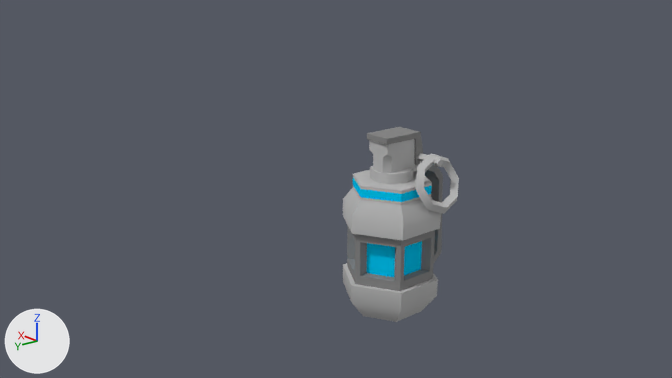
An edit to the Blender file src/resources/weapons.blend, drawn before and after from the same camera.
Both versions are drawn from the file's camera 'Camera'. The axes (+X, +Y, +Z) are drawn at lower left. The lights are the same throughout.

The first picture shows 'nade', 'pin', 'spoon'.
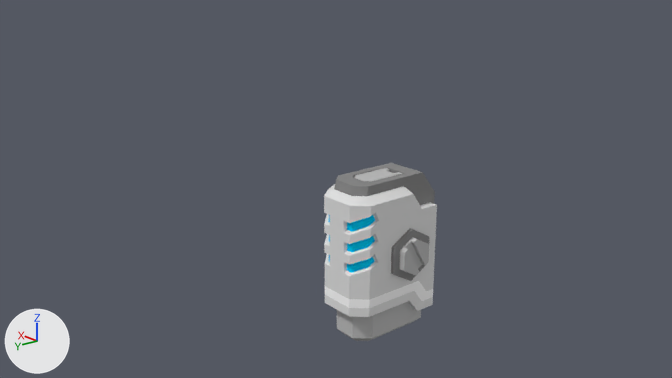
ob_pinnode is not drawn itself; it is the parent of ob_pin.

Boxes [x1, y1, x2, y2] around the edits, measured in the pictures (672 x 378 px):
'nade', reshaped (15% wider): before [343, 139, 441, 322]; after [324, 163, 437, 341]
'pin', reshaped, moved: before [416, 153, 459, 214]; after [354, 168, 403, 182]
'spoon', deleted: before [367, 127, 443, 262]
part 1 of me_mesh_001, deleted: before [416, 153, 459, 214]
part 2 of me_mesh_001, built on: before [417, 153, 443, 167]; after [354, 168, 403, 182]
part 3 of me_mesh, added: after [391, 228, 429, 281]
part 4 of me_mesh, rebuilt (15% wider): before [343, 188, 441, 322]; after [324, 184, 437, 317]
part 5 of me_mesh, rebuilt: before [367, 241, 422, 277]; after [399, 237, 429, 275]
part 6 of me_mesh, added: after [334, 163, 435, 205]
part 7 of me_mesh, added: after [337, 302, 421, 341]
part 8 of me_mesh, deleted: before [369, 139, 417, 173]
part 9 of me_mesh, deleted: before [353, 166, 432, 205]

What changed in the scene script:
```text
Change me_mesh_001:
    used by ob_pin; parent = ob_pinnode; location = (0.0, -0.0796, 0.313)
    remove me_mesh_001.from_pydata(...)  # 49 vertices, 48 faces; spans x -0.172..0.136, y -0.098..0.098, z -0.162..0.023
    add me_mesh_001.from_pydata(...)  # 30 vertices, 25 faces; spans x -0.039..0.039, y -0.14..0.009, z -0.03..0.01
    me_mesh_001 part 1: the loose piece of 32 vertices spanning x -0.172..-0.083, y -0.098..0.098, z -0.162..0.023 is deleted
    me_mesh_001 part 2
    17 vertices are removed from x -0.136..0.136, y -0.014..0.014, z -0.024..0.014
    16 faces are deleted
    18 vertices are added at x -0.039..0.039, y -0.14..0.009, z -0.03..0.01
    12 new vertices lie (0.0, 0.0, 0.02) away from vertices in x -0.039..0.039, y -0.14..0.009, z -0.03..-0.01
    3 new faces join them
    22 new faces join them, smooth
Change me_mesh:
    used by ob_nade; parent = ob_grenademain; location = (0.0, 0.0, 0.0)
    remove me_mesh.from_pydata(...)  # 155 vertices, 152 faces; spans x -0.144..0.144, y -0.167..0.167, z -0.248..0.387
    add me_mesh.from_pydata(...)  # 240 vertices, 226 faces; spans x -0.138..0.138, y -0.128..0.228, z -0.27..0.27
    me_mesh part 3: a new loose piece, a 6-sided cylinder along x spanning x -0.116..0.116, y -0.065..0.091, z -0.071..0.109, in mat_black75 (grey #898989)
    me_mesh part 4: the loose piece of 87 vertices spanning x -0.144..0.144, y -0.167..0.167, z -0.248..0.222 is rebuilt with 142 vertices and now spans x -0.103..0.103, y -0.108..0.228, z -0.2..0.24
    me_mesh part 5: the loose piece of 12 vertices spanning x -0.101..0.101, y -0.117..0.117, z -0.065..0.079 is rebuilt with 28 vertices and now spans x -0.138..0.138, y -0.042..0.067, z -0.044..0.082, in mat_black50 (grey #bcbcbc)
    me_mesh part 6: a new loose piece of 40 vertices spanning x -0.072..0.072, y -0.128..0.216, z 0.043..0.27
    me_mesh part 7: a new loose piece of 18 vertices spanning x -0.083..0.083, y -0.074..0.194, z -0.27..0.03, in mat_black50 (grey #bcbcbc)
    me_mesh part 8: the loose piece of 16 vertices spanning x -0.042..0.042, y -0.1..0.06, z 0.267..0.387 is deleted
    me_mesh part 9
    40 vertices are removed from x -0.115..0.115, y -0.132..0.132, z 0.189..0.281
    42 faces are deleted
    add me_mesh.materials.append(mat_blank)  # white #ffffff
    add me_mesh.materials.append(mat_black25)  # light grey #e1e1e1
Remove ob_spoon:
    ob_spoon = bpy.data.objects.new('spoon', me_mesh_002)
    ob_spoon.parent = ob_spoonnode
    ob_spoon.matrix_parent_inverse = Matrix(((1.0, 0.0, 0.0, 0.0), (0.0, 1.0, 0.0, 0.0796), (0.0, 0.0, 1.0, -0.313), (0.0, 0.0, 0.0, 1.0)))
    ob_spoon.location = (0.0, -0.0796, 0.313)
    _m = ob_spoon.modifiers.new('EdgeSplit', 'EDGE_SPLIT')
    _m.use_edge_angle = False
Change ob_pinnode:
    ob_pinnode.location: (0.0, -0.0796, 0.313) -> (0.0, 0.129, 0.26)
Change ob_pin:
    ob_pin.matrix_parent_inverse: Matrix(((1.0, 0.0, 0.0, 0.0), (0.0, 1.0, 0.0, 0.0796), (0.0, 0.0, 1.0, -0.313), (0.0, 0.0, 0.0, 1.0))) -> Matrix(((1.0, 0.0, 0.0, 0.0), (0.0, 1.0, 0.0, -0.129), (0.0, 0.0, 1.0, -0.26), (0.0, 0.0, 0.0, 1.0)))
    ob_pin.location: (0.0, -0.0796, 0.313) -> (0.0, 0.129, 0.26)
```
